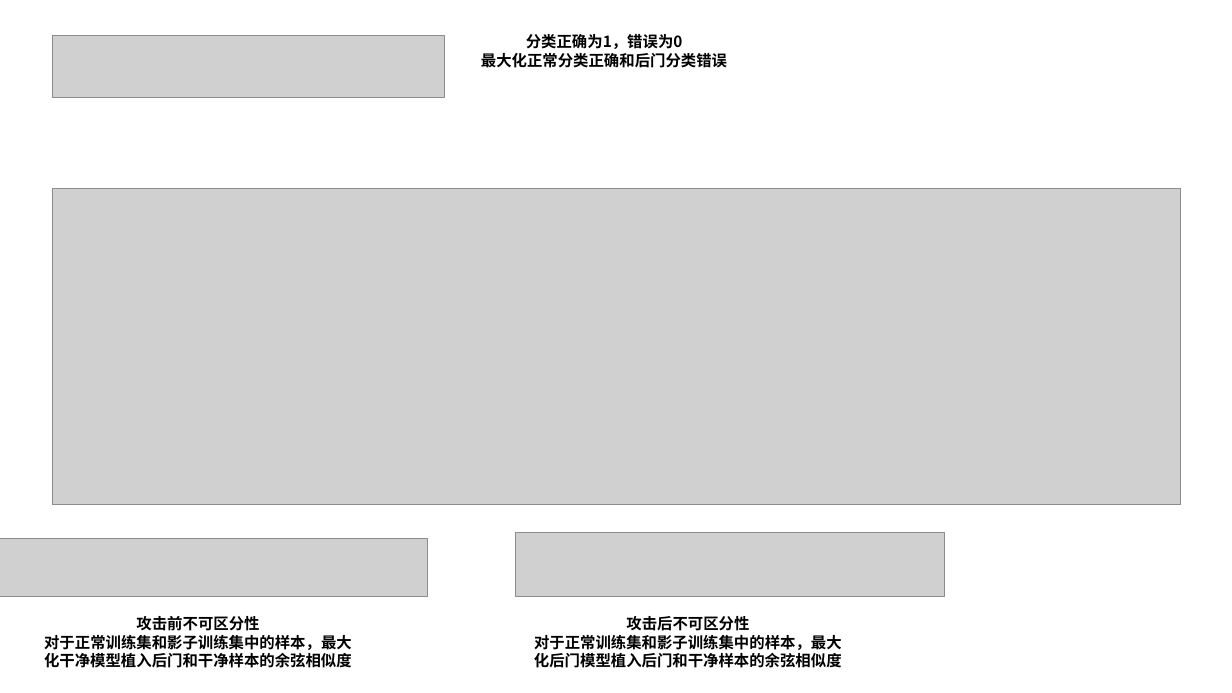
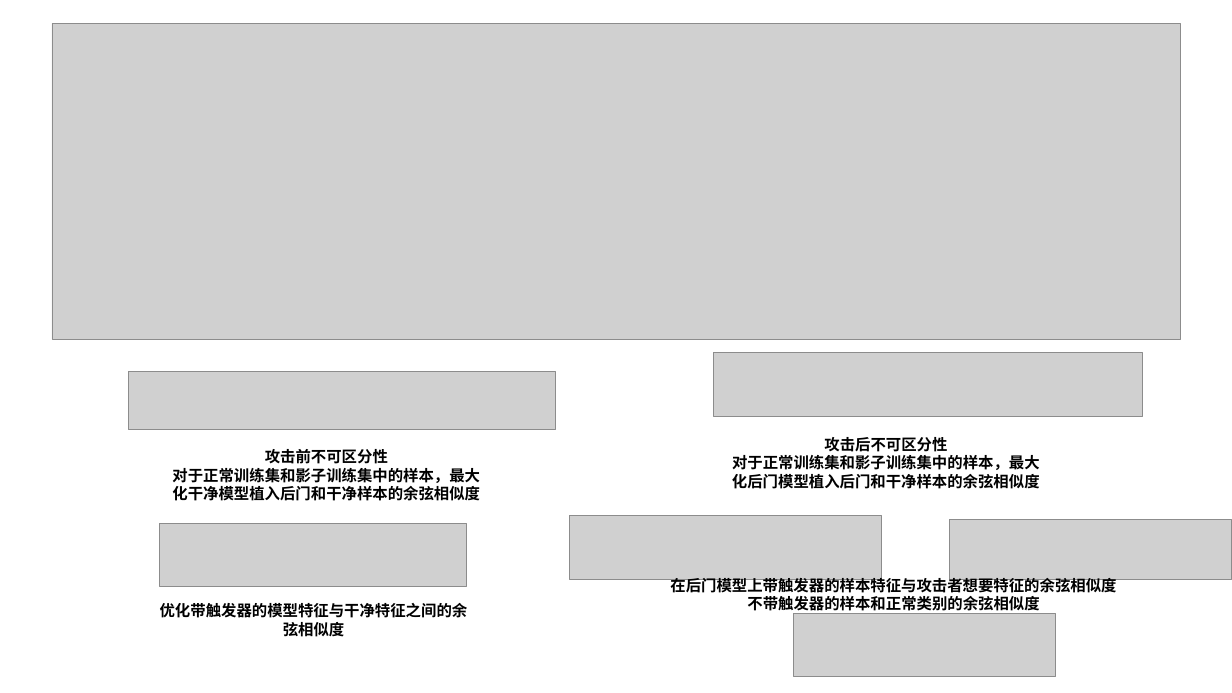
Before and after one commit to Elephant-King9/Paper, a slide deck: slide 2 of Attack/Backdoor_Attack/论文作图.pptx. Drawn at 1232x693 pixels with LibreOffice and Linux fonts; fonts in the diff are those of the drawing; grey boxes stand for pictures. Boxes give left, top, right and bottom in pixels: in the first picture for what was removed or moved away, otherwise in the second. Text is boxed around its words. In the diff, an @@ line names an element or a change of style, - is before the commit and + after.

```diff
--- a/Attack/Backdoor_Attack/论文作图.pptx
+++ b/Attack/Backdoor_Attack/论文作图.pptx
@@ picture: place and size @@
-picture at [52, 189, 1180, 505]
+picture at [52, 23, 1180, 339]
@@ picture removed at [52, 35, 445, 98] @@
@@ text removed at [481, 34, 727, 68] @@
-分类正确为1，错误为0
-最大化正常分类正确和后门分类错误
@@ picture: place and size @@
-picture at [516, 532, 945, 596]
+picture at [714, 353, 1143, 417]
@@ picture: place and size @@
-picture at [0, 538, 427, 596]
+picture at [128, 372, 555, 430]
@@ text "攻击前不可区分性 对于正常训练集和影子训练集中的样本，最大化干净模型植入后门和干净样本的余弦相似度": place and size @@
-text "攻击前不可区分性 对于正常训练集和影子训练集中的样本，最大化干净模型植入后门和干净样本的余弦相似度" at [44, 616, 352, 668]
+text "攻击前不可区分性 对于正常训练集和影子训练集中的样本，最大化干净模型植入后门和干净样本的余弦相似度" at [172, 449, 480, 501]
@@ text "攻击后不可区分性 对于正常训练集和影子训练集中的样本，最大化后门模型植入后门和干净样本的余弦相似度": place and size @@
-text "攻击后不可区分性 对于正常训练集和影子训练集中的样本，最大化后门模型植入后门和干净样本的余弦相似度" at [534, 616, 842, 668]
+text "攻击后不可区分性 对于正常训练集和影子训练集中的样本，最大化后门模型植入后门和干净样本的余弦相似度" at [732, 437, 1040, 489]
@@ picture added at [160, 523, 467, 586] @@
@@ picture added at [570, 516, 883, 579] @@
@@ picture added at [950, 519, 1232, 579] @@
@@ text added at [670, 575, 1116, 614], 12 pt, text #000000, bold @@
+在后门模型上带触发器的样本特征与攻击者想要特征的余弦相似度
+不带触发器的样本和正常类别的余弦相似度
@@ text added at [160, 603, 468, 637], 12 pt, text #000000, bold @@
+优化带触发器的模型特征与干净特征之间的余弦相似度
@@ picture added at [794, 614, 1055, 677] @@
```
Also in this commit, not shown: 7 other files.
